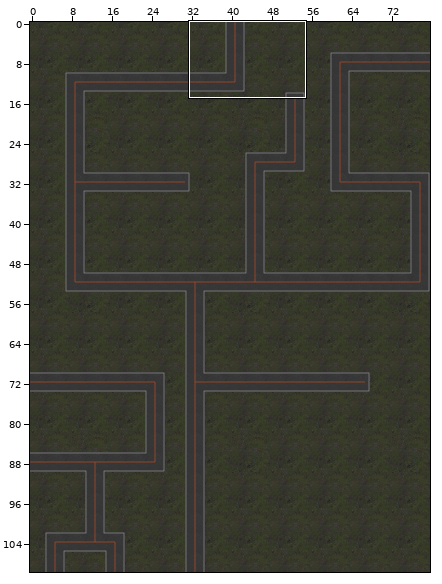
Two states of a Tiled map (JSON), coma/assets/tilemaps/race_tilemap2.json. The first picture is a wide view before the edit; the outline marks the close-up.
Close-up. The starting point:
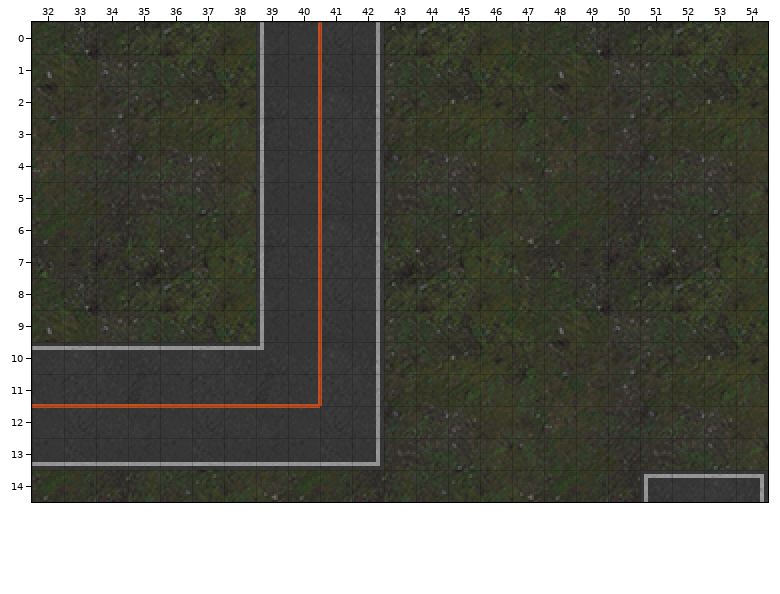
Cells are 16x16 px. Shown: x 32..54, y 0..14.
The same view after the edit:
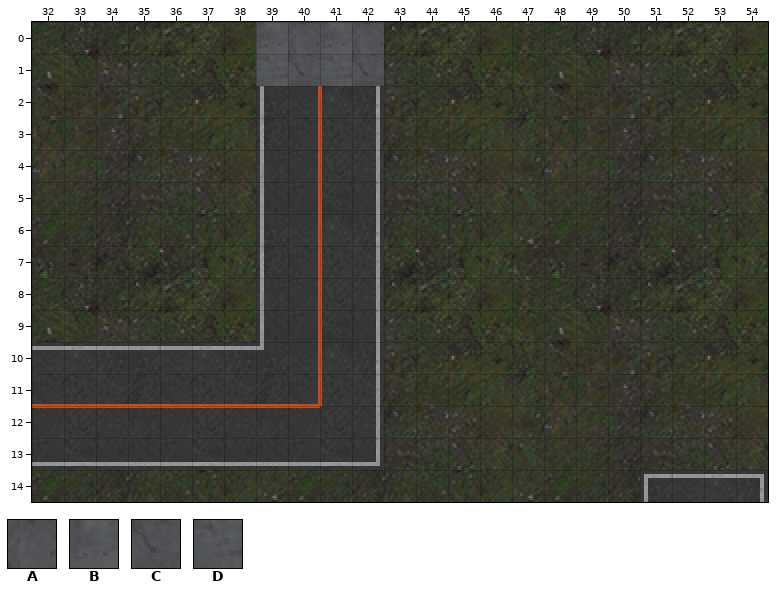
Key: from "ground_tileset1": A 206, B 207, C 222, D 223.
_ is an empty cell.
Tiles of an added or newly shown layer are drawn over the layers below it.
Diff:
{"where": "layer \"finish\" (now shown)"}
{"y":0,"x":39,"old":"____","new":"BABA"}
{"y":1,"x":39,"old":"____","new":"DCDC"}
{"label":"added","picture_box":[256,22,384,86]}
